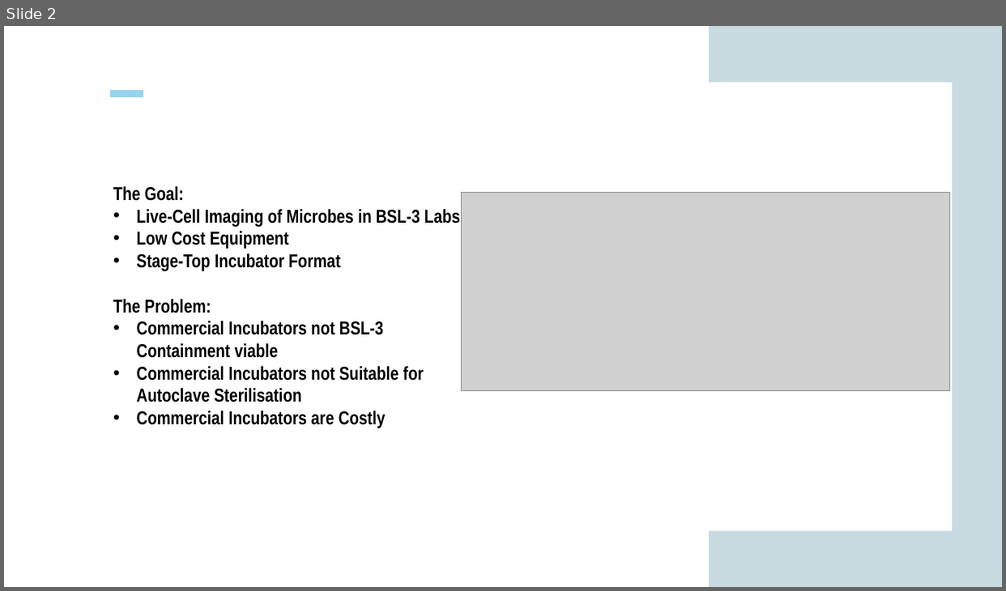
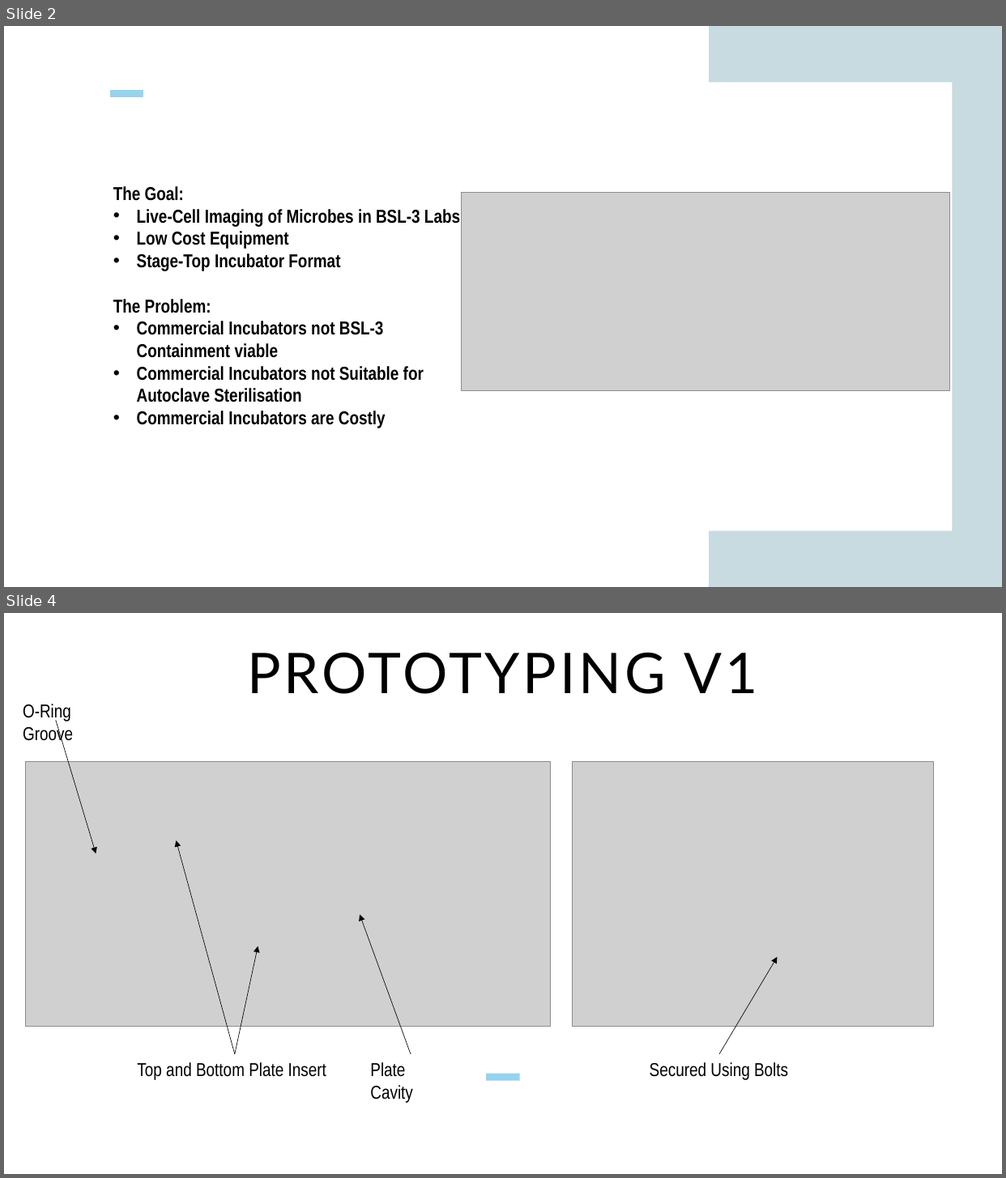
Before and after one commit to KLPJOA002/BSL-3-Stage-Top-Incubator, a slide deck: Onboarding_Presentation.pptx. Shown one above the other, each under a label of ours: slide 2 before the commit, slides 2 and 4 after it; the slides between them are not shown. The pictures are 1006x591 and 1006x1178 pixels, drawn with LibreOffice and Linux fonts; fonts in the diff are those of the drawing; grey boxes stand for pictures. Boxes give left, top, right and bottom in pixels: in the first picture for what was removed or moved away, otherwise in the second. Text is boxed around its words. In the diff, an @@ line names an element or a change of style, - is before the commit and + after.

```diff
--- a/Onboarding_Presentation.pptx
+++ b/Onboarding_Presentation.pptx
@@ slide 4 added at (x1=4, y1=613, x2=1002, y2=1174), background #FFFFFF @@
@@ title added at (x1=247, y1=652, x2=758, y2=694), 54 pt, text #000000 @@
+PROTOTYPING V1
@@ text added at (x1=23, y1=704, x2=73, y2=744), 18 pt, text #000000 @@
+O-Ring Groove
@@ arrow added from (56, 720) to (96, 854), #000000 0.5 pt @@
@@ picture added at (x1=26, y1=762, x2=552, y2=1026) @@
@@ picture added at (x1=572, y1=762, x2=934, y2=1026) @@
@@ arrow added from (235, 1054) to (177, 841), #000000 0.5 pt @@
@@ arrow added from (411, 1054) to (360, 914), #000000 0.5 pt @@
@@ arrow added from (235, 1054) to (258, 946), #000000 0.5 pt @@
@@ arrow added from (720, 1054) to (778, 957), #000000 0.5 pt @@
@@ text added at (x1=137, y1=1063, x2=326, y2=1080), 18 pt, text #000000 @@
+Top and Bottom Plate Insert
@@ text added at (x1=370, y1=1063, x2=413, y2=1103), 18 pt, text #000000 @@
+Plate Cavity
@@ rectangle added at (x1=486, y1=1074, x2=520, y2=1082), fill #96D3ED @@
@@ text added at (x1=650, y1=1063, x2=788, y2=1080), 18 pt, text #000000 @@
+Secured Using Bolts
```
Also in this commit, not shown: 1 slide changed, 1 other slide added, 1 slide removed, 26 other files.
